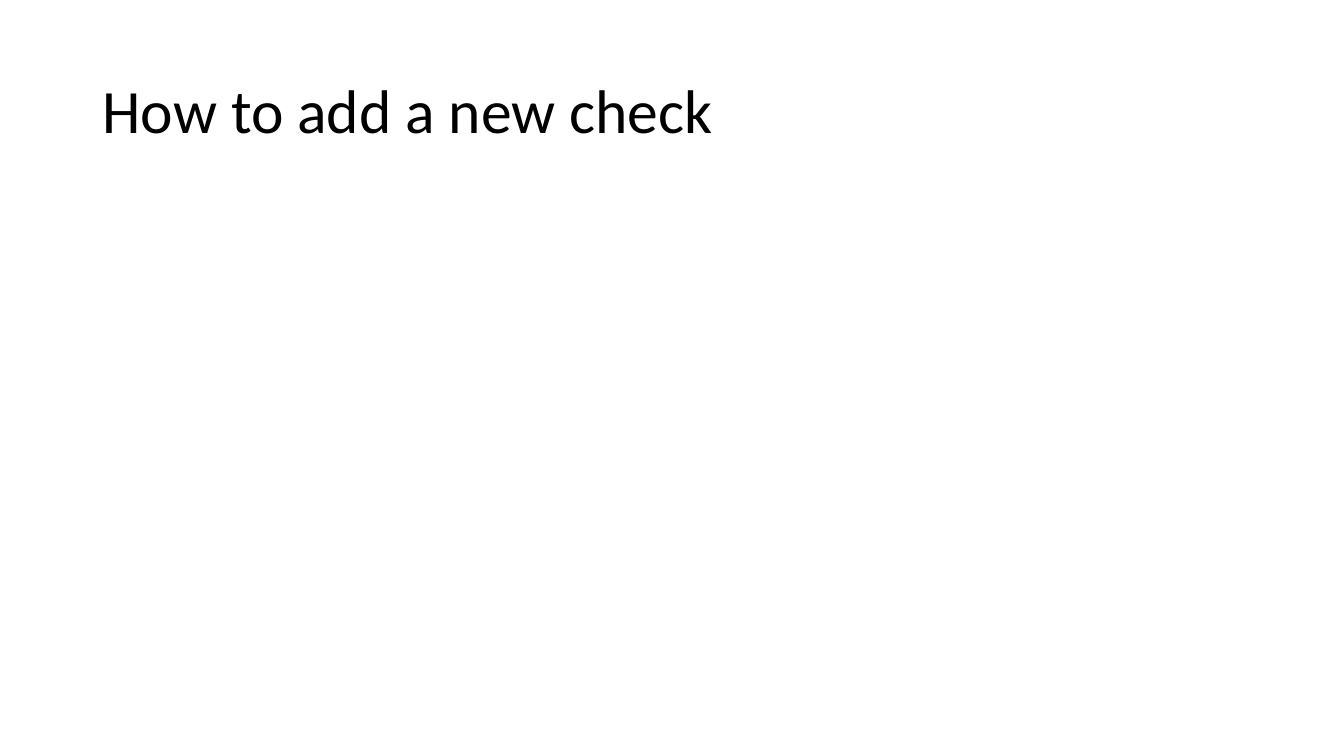
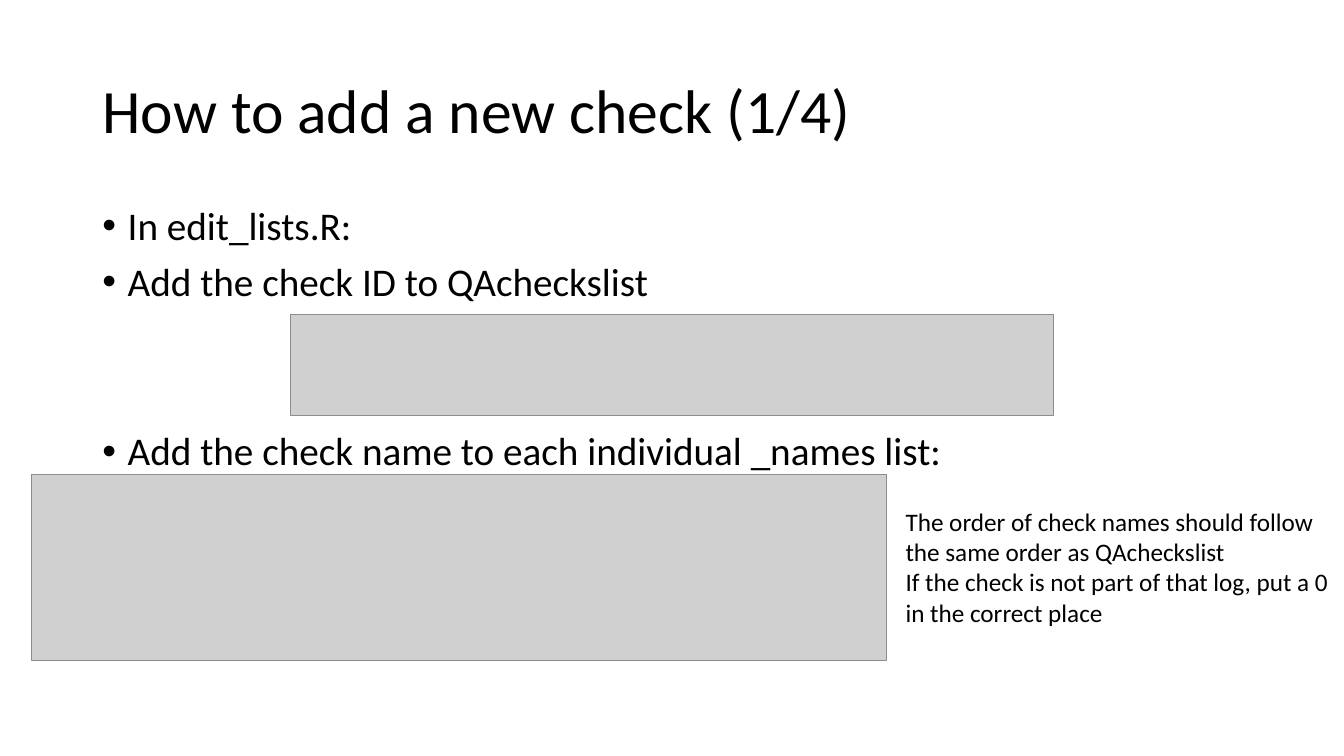
Before and after one commit to tmorley1/qa_log_app, a slide deck: slide 4 of QA log app - behind the code.pptx (slide 3 before the commit). Drawn at 1344x756 pixels with LibreOffice and Linux fonts; fonts in the diff are those of the drawing; grey boxes stand for pictures. Boxes give left, top, right and bottom in pixels: in the first picture for what was removed or moved away, otherwise in the second. Text is boxed around its words. In the diff, an @@ line names an element or a change of style, - is before the commit and + after.

```diff
--- a/QA log app - behind the code.pptx
+++ b/QA log app - behind the code.pptx
@@ title at (102, 88, 849, 142): text changed @@
-How to add a new check
+How to add a new check (1/4)
@@ text added at (128, 212, 940, 475), 28 pt, text #000000 @@
+• In edit_lists.R:
+• Add the check ID to QAcheckslist
+• Add the check name to each individual _names list:
@@ picture added at (290, 315, 1053, 415) @@
@@ picture added at (31, 475, 886, 660) @@
@@ text added at (906, 513, 1328, 626), 18 pt, text #000000 @@
+The order of check names should follow the same order as QAcheckslist
+If the check is not part of that log, put a 0 in the correct place
```
Also in this commit, not shown: 2 other slides changed, 8 slides added, 5 other files.
